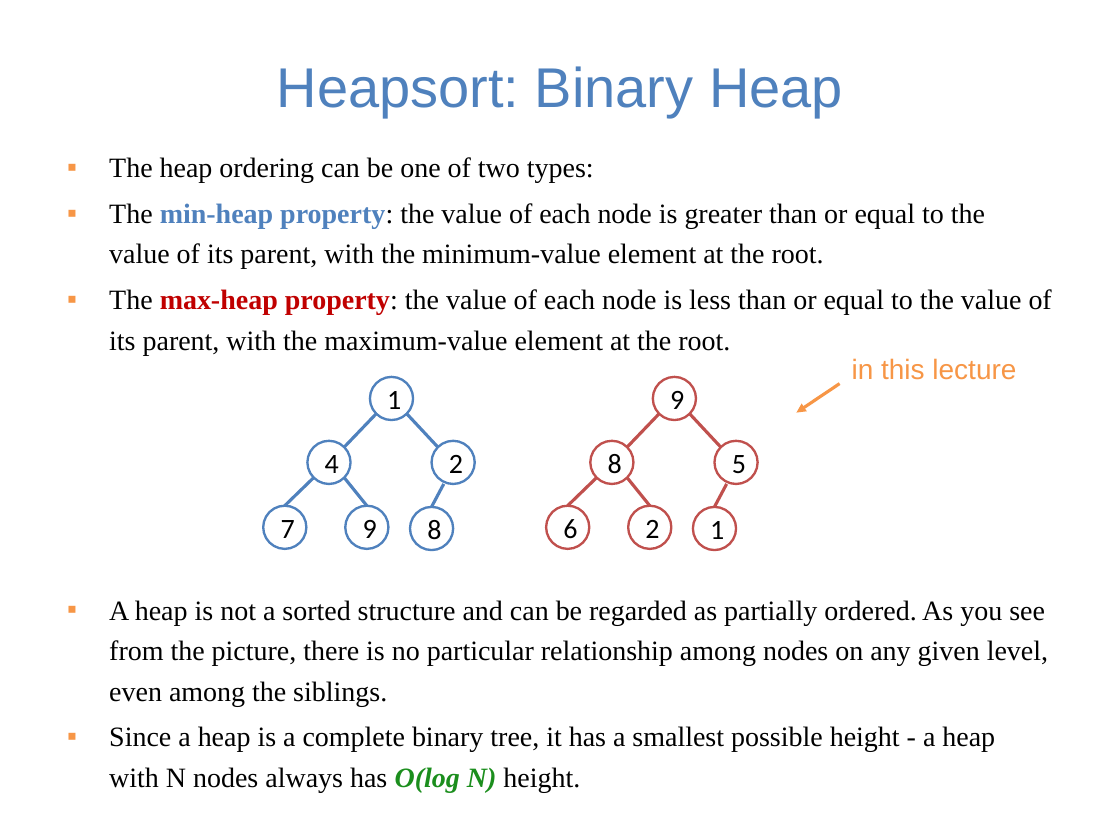
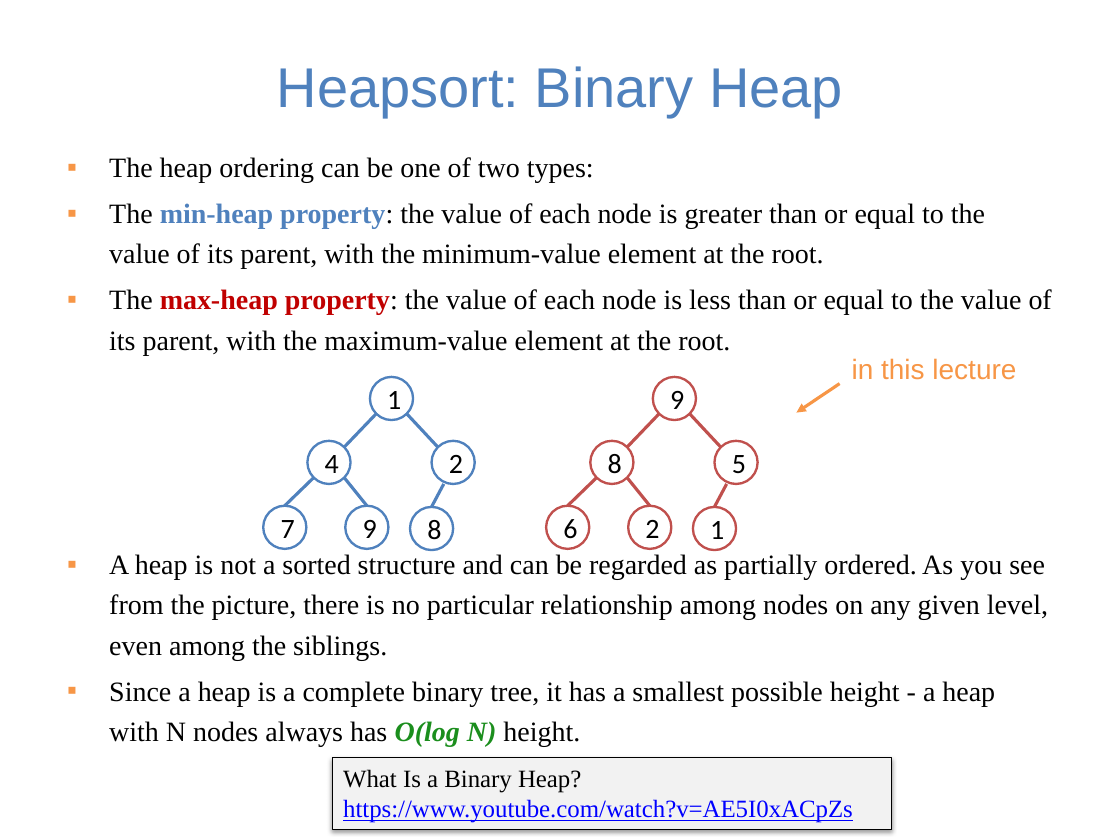
Before and after one commit to guhofstra/CSC111Fa25, a slide deck: slide 4 of PPTs/Lecture 13-sorting algorithms.pptx. Drawn at 1120x840 pixels with LibreOffice and Linux fonts; fonts in the diff are those of the drawing. Boxes give left, top, right and bottom in pixels: in the first picture for what was removed or moved away, otherwise in the second. Text is boxed around its words. In the diff, an @@ line names an element or a change of style, - is before the commit and + after.

```diff
--- a/PPTs/Lecture 13-sorting algorithms.pptx
+++ b/PPTs/Lecture 13-sorting algorithms.pptx
@@ text "The heap ordering can be ..." rewrapped from box(109, 157, 1052, 792) to box(109, 157, 1052, 746) @@
@@ rectangle added at box(333, 757, 893, 829), fill #F2F2F2, outline #000000 0.5 pt, 16 pt, text #0000FF, underline @@
+What Is a Binary Heap? https://www.youtube.com/watch?v=AE5I0xACpZs
```
Also in this commit, not shown: 10 other slides changed, 1 slide added, 1 slide removed, 6 other files.
